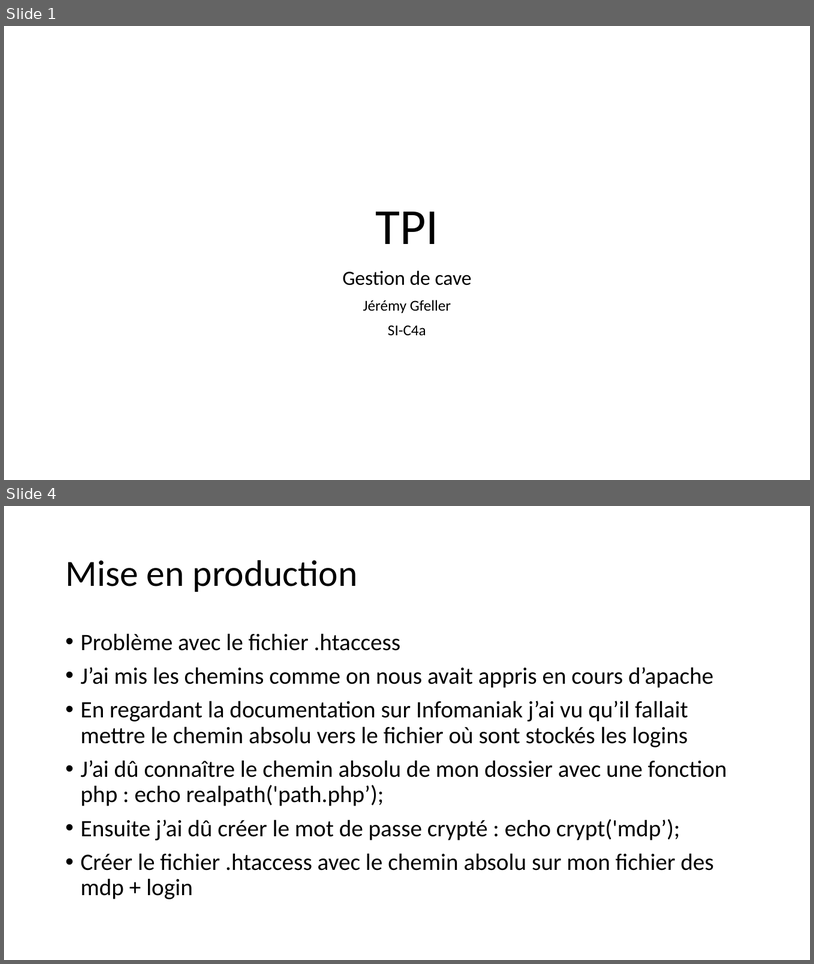
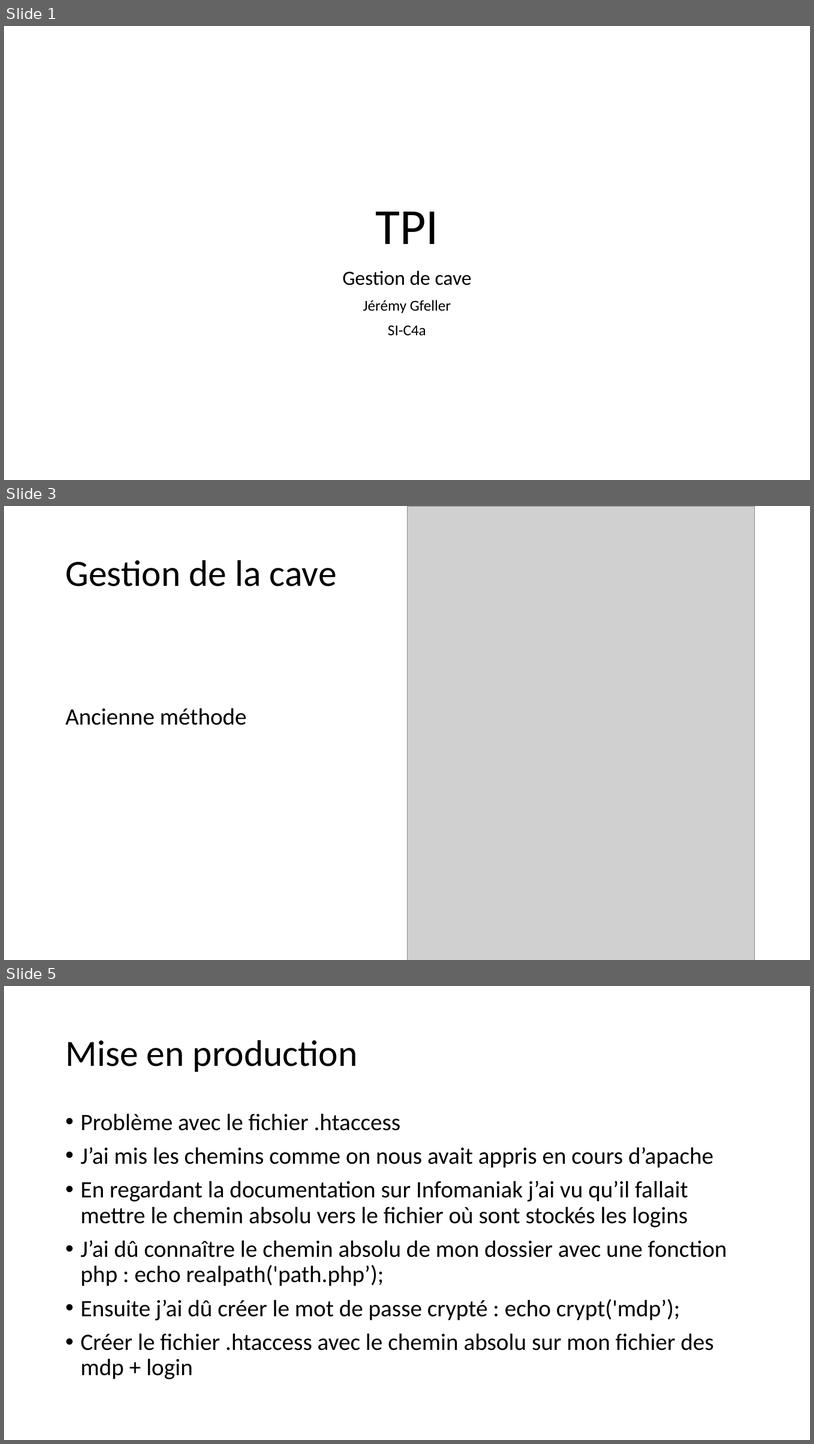
Before and after one commit to JeremyGfeller/TPI, a slide deck: Documentation/présentation.pptx. Shown one above the other, each under a label of ours: slides 1 and 4 before the commit, slides 1, 3 and 5 after it; the slides between them are not shown. The pictures are 814x964 and 814x1444 pixels, drawn with LibreOffice and Linux fonts; fonts in the diff are those of the drawing; grey boxes stand for pictures. Boxes give left, top, right and bottom in pixels: in the first picture for what was removed or moved away, otherwise in the second. Text is boxed around its words. In the diff, an @@ line names an element or a change of style, - is before the commit and + after.

```diff
--- a/Documentation/présentation.pptx
+++ b/Documentation/présentation.pptx
@@ slide 3 added at (4, 506, 810, 960), background #FFFFFF @@
@@ picture added at (408, 506, 755, 960) @@
@@ title added at (65, 560, 337, 586), 44 pt, text #000000 @@
+Gestion de la cave
@@ text added at (65, 708, 247, 725), 28 pt, text #000000 @@
+Ancienne méthode
@@ what was slide 4 is now slide 5 @@
```
Also in this commit, not shown: 3 slides changed, 2 other slides added.
